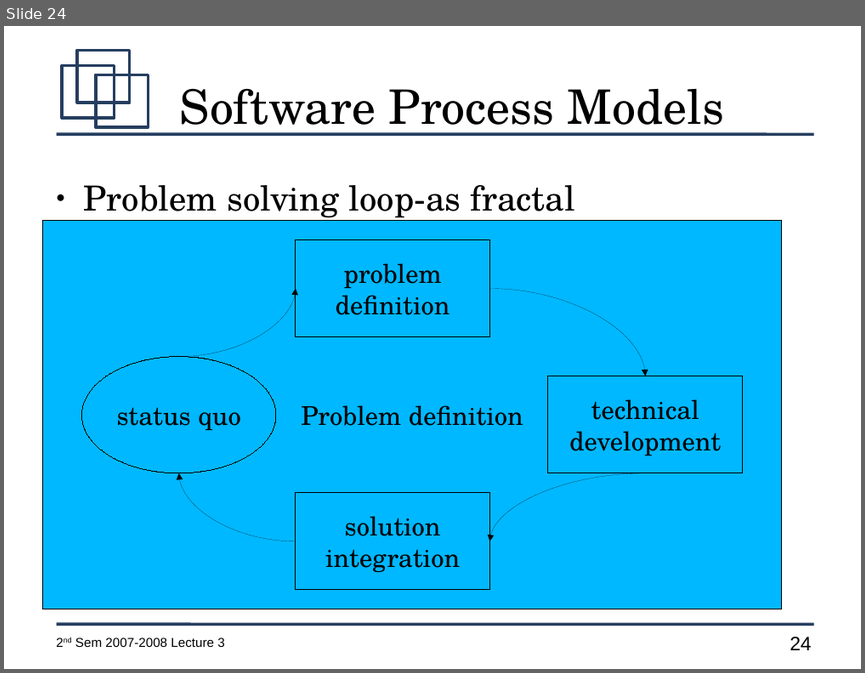
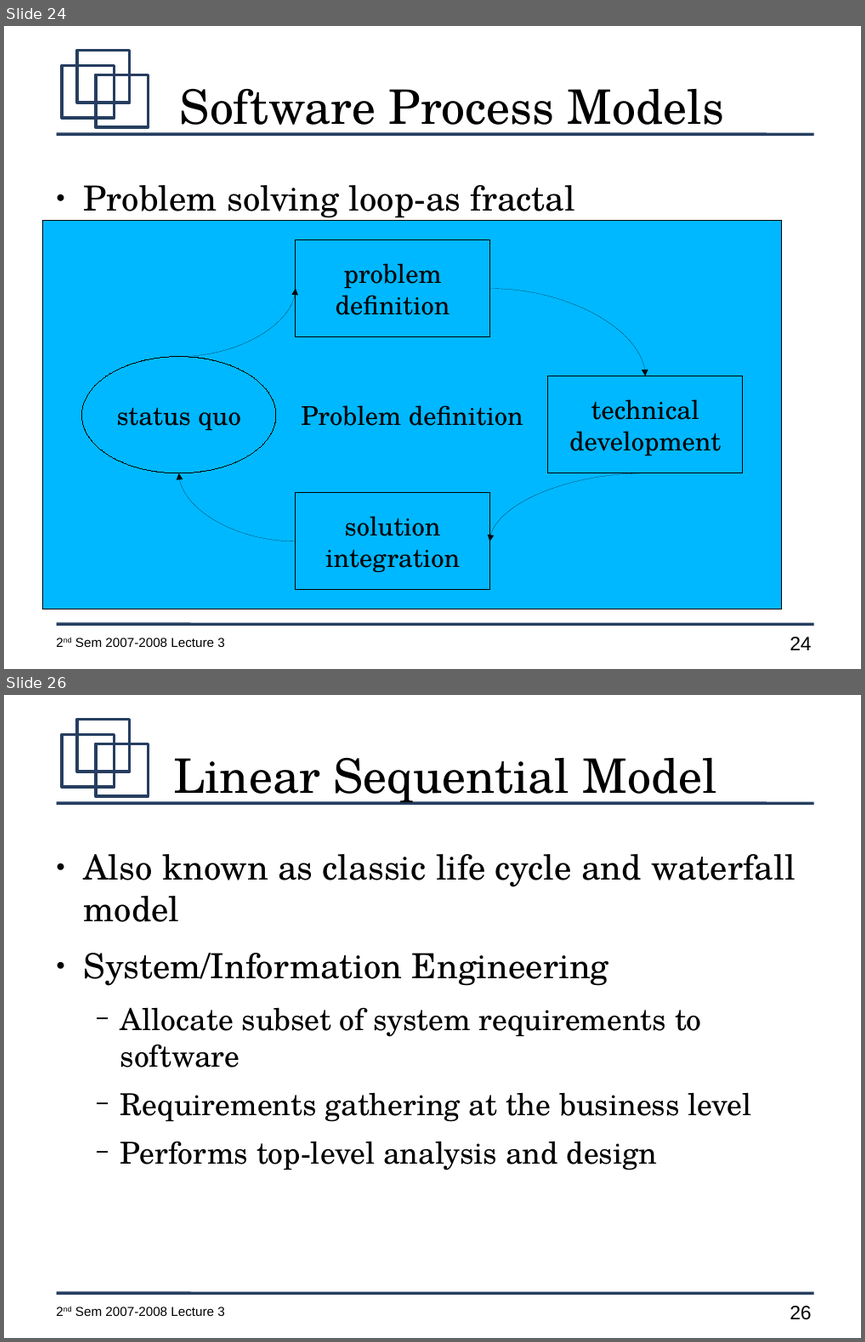
Before and after one commit to jachermocilla/jach-homepage, a slide deck: CMSC128-2nd-Sem-2007-L3.odp. Shown one above the other, each under a label of ours: slide 24 before the commit, slides 24 and 26 after it; the slides between them are not shown. The pictures are 865x673 and 865x1342 pixels, drawn with LibreOffice and Linux fonts; fonts in the diff are those of the drawing. Boxes give left, top, right and bottom in pixels: in the first picture for what was removed or moved away, otherwise in the second. Text is boxed around its words. In the diff, an @@ line names an element or a change of style, - is before the commit and + after.

```diff
--- a/CMSC128-2nd-Sem-2007-L3.odp
+++ b/CMSC128-2nd-Sem-2007-L3.odp
@@ slide 26 added at (x1=4, y1=695, x2=861, y2=1338), background #FFFFFF; not listed: 7 template elements that a slide beside it also shows @@
@@ title added at (x1=173, y1=758, x2=717, y2=805), 44 pt, text #000000 @@
+Linear Sequential Model
@@ text added at (x1=84, y1=854, x2=795, y2=1170), 28 pt, text #000000 @@
+● Also known as classic life cycle and waterfall model
+● System/Information Engineering
+  − Allocate subset of system requirements to software
+  − Requirements gathering at the business level
+  − Performs top-level analysis and design
```
Also in this commit, not shown: 5 other slides added.
